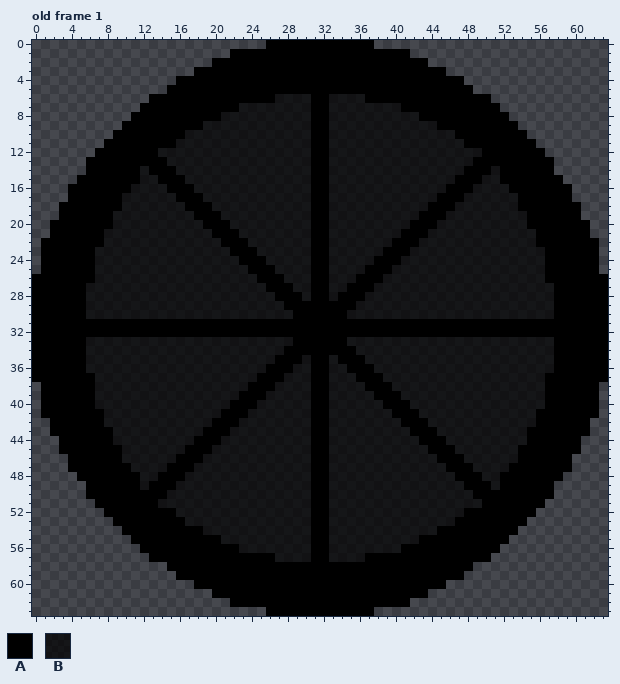
Two states of a pixel-art file, PR2/Ott - An Elemental Journey/resources/images/ui/charged-bar.aseprite. Above: the version before the commit.
64x64 pixels, 9 frames. Colours within 5 levels of each other are drawn and written as one. Shown: old frame 1. The commit also changed other frames, which this record leaves out.
Palette (. is transparent): A #000000  B #000000b2
And afterwards:
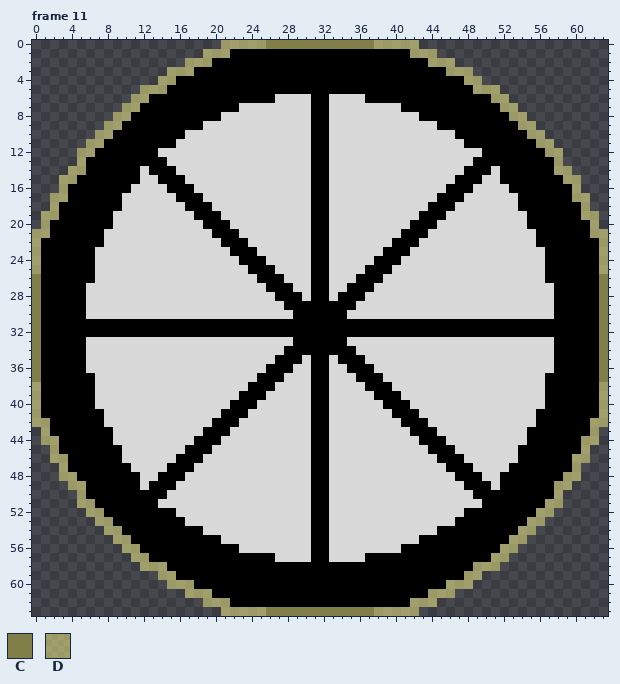
Colours new in this view: C #817f48  D #e9e5838e
A new or re-ordered frame is compared with the old frame closest to it.
Changes in this commit:
frames 9 -> 23
colour B: #000000b2 -> #d9d9d9fe
Frame 11 is new; against old frame 1:
y 0: x 21..42 .....AAAAAAAAAAAA..... -> DDDDDCCCCCCCCCCCCDDDDD
y 1: x 19..21 ... -> DDD; x 42..44 ... -> DDD
y 2: x 17..19 ... -> DDD; x 44..46 ... -> DDD
y 3: x 15..17 ... -> DDD; x 46..48 ... -> DDD
y 4: x 14..15 .. -> DD; x 48..49 .. -> DD
y 5: x 12..14 ... -> DDD; x 49..51 ... -> DDD
y 6: x 11..12 .. -> DD; x 51..52 .. -> DD
y 7: x 10..11 .. -> DD; x 52..53 .. -> DD
y 8: x 9..10 .. -> DD; x 53..54 .. -> DD
y 9: x 8..9 .. -> DD; x 54..55 .. -> DD
y 10: x 7..8 .. -> DD; x 55..56 .. -> DD
y 11: x 6..7 .. -> DD; x 56..57 .. -> DD
y 12: x 5..6 .. -> DD; x 57..58 .. -> DD
y 13: x 5 . -> D; x 58 . -> D
y 14: x 4..5 .. -> DD; x 58..59 .. -> DD
y 15: x 3..4 .. -> DD; x 59..60 .. -> DD
y 16: x 3 . -> D; x 60 . -> D
y 17: x 2..3 .. -> DD; x 60..61 .. -> DD
y 18: x 2 . -> D; x 61 . -> D
y 19: x 1..2 .. -> DD; x 61..62 .. -> DD
y 20: x 1 . -> D; x 62 . -> D
y 21: x 0..1 .. -> DD; x 62..63 .. -> DD
y 22..25: x 0 . -> D; x 63 . -> D
y 26..37: x 0 A -> C; x 63 A -> C
y 38..41: x 0 . -> D; x 63 . -> D
y 42: x 0..1 .. -> DD; x 62..63 .. -> DD
y 43: x 1 . -> D; x 62 . -> D
y 44: x 1..2 .. -> DD; x 61..62 .. -> DD
y 45: x 2 . -> D; x 61 . -> D
y 46: x 2..3 .. -> DD; x 60..61 .. -> DD
y 47: x 3 . -> D; x 60 . -> D
y 48: x 3..4 .. -> DD; x 59..60 .. -> DD
y 49: x 4..5 .. -> DD; x 58..59 .. -> DD
y 50: x 5 . -> D; x 58 . -> D
y 51: x 5..6 .. -> DD; x 57..58 .. -> DD
y 52: x 6..7 .. -> DD; x 56..57 .. -> DD
y 53: x 7..8 .. -> DD; x 55..56 .. -> DD
y 54: x 8..9 .. -> DD; x 54..55 .. -> DD
y 55: x 9..10 .. -> DD; x 53..54 .. -> DD
y 56: x 10..11 .. -> DD; x 52..53 .. -> DD
y 57: x 11..12 .. -> DD; x 51..52 .. -> DD
y 58: x 12..14 ... -> DDD; x 49..51 ... -> DDD
y 59: x 14..15 .. -> DD; x 48..49 .. -> DD
y 60: x 15..17 ... -> DDD; x 46..48 ... -> DDD
y 61: x 17..19 ... -> DDD; x 44..46 ... -> DDD
y 62: x 19..21 ... -> DDD; x 42..44 ... -> DDD
y 63: x 21..42 .....AAAAAAAAAAAA..... -> DDDDDCCCCCCCCCCCCDDDDD
Boxes around the changes in both pictures, in picture pixels (x1, y1, x2, y2):
changed: (32, 40, 608, 616)
